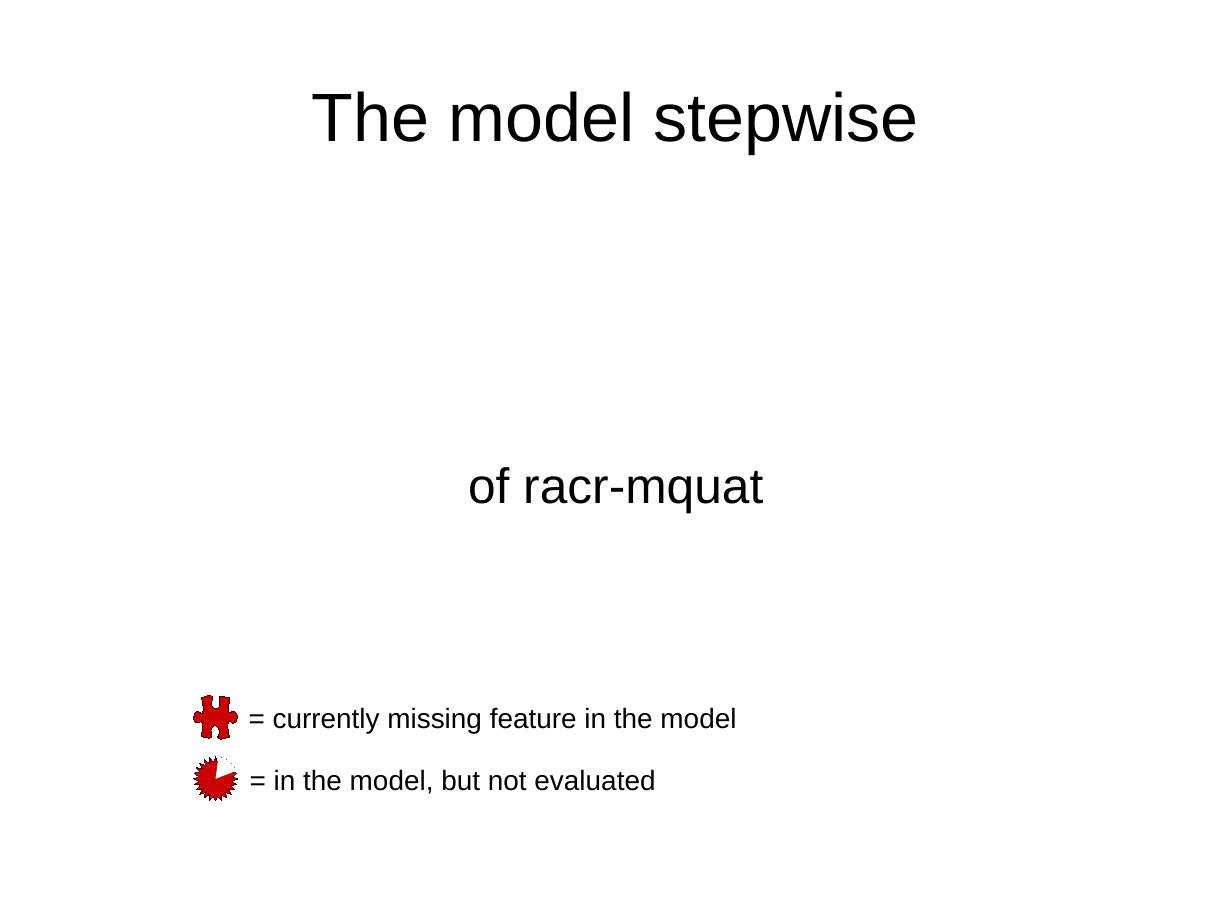
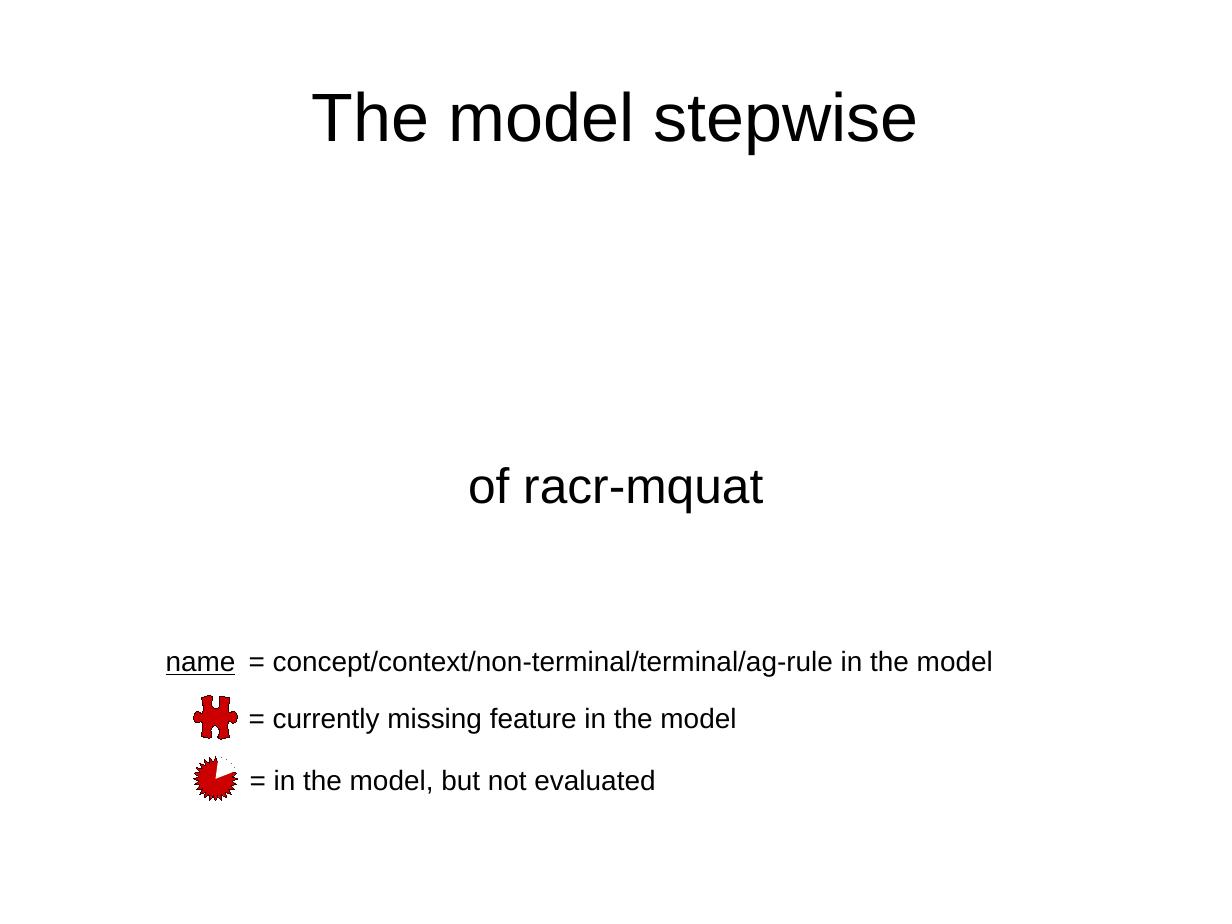
Before and after one commit to rene-schoene/racr-mquat, a slide deck: slide 1 of doc/the-model.odp. Drawn at 1232x924 pixels with LibreOffice and Linux fonts; fonts in the diff are those of the drawing. Boxes give left, top, right and bottom in pixels: in the first picture for what was removed or moved away, otherwise in the second. Text is boxed around its words. In the diff, an @@ line names an element or a change of style, - is before the commit and + after.

```diff
--- a/doc/the-model.odp
+++ b/doc/the-model.odp
@@ text added at box(166, 656, 236, 675), 18 pt, text #000000, underline @@
+name
@@ text added at box(273, 650, 993, 676), 18 pt, text #000000 @@
+= concept/context/non-terminal/terminal/ag-rule in the model
```
Also in this commit, not shown: 5 other slides changed, 5 slides added.
